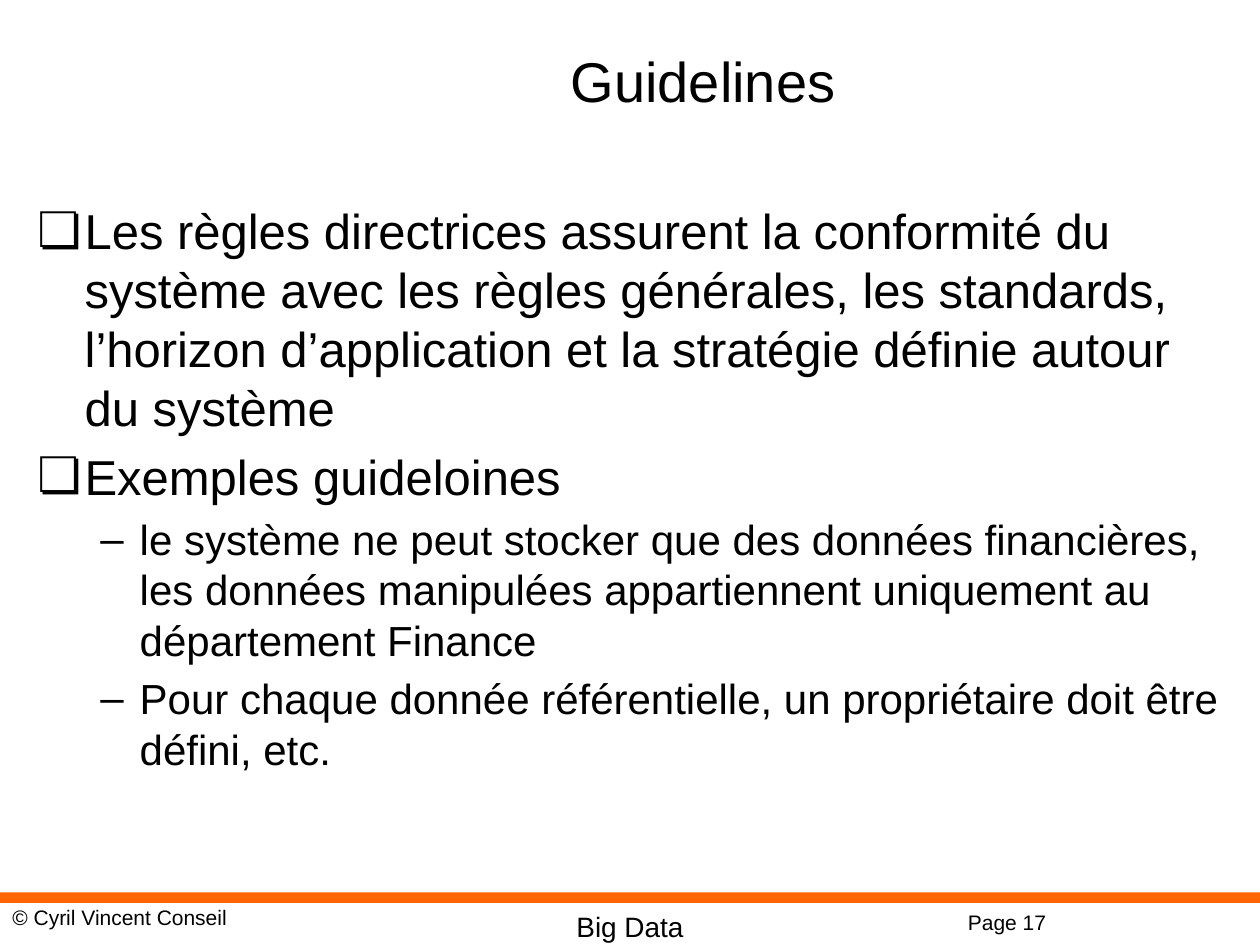
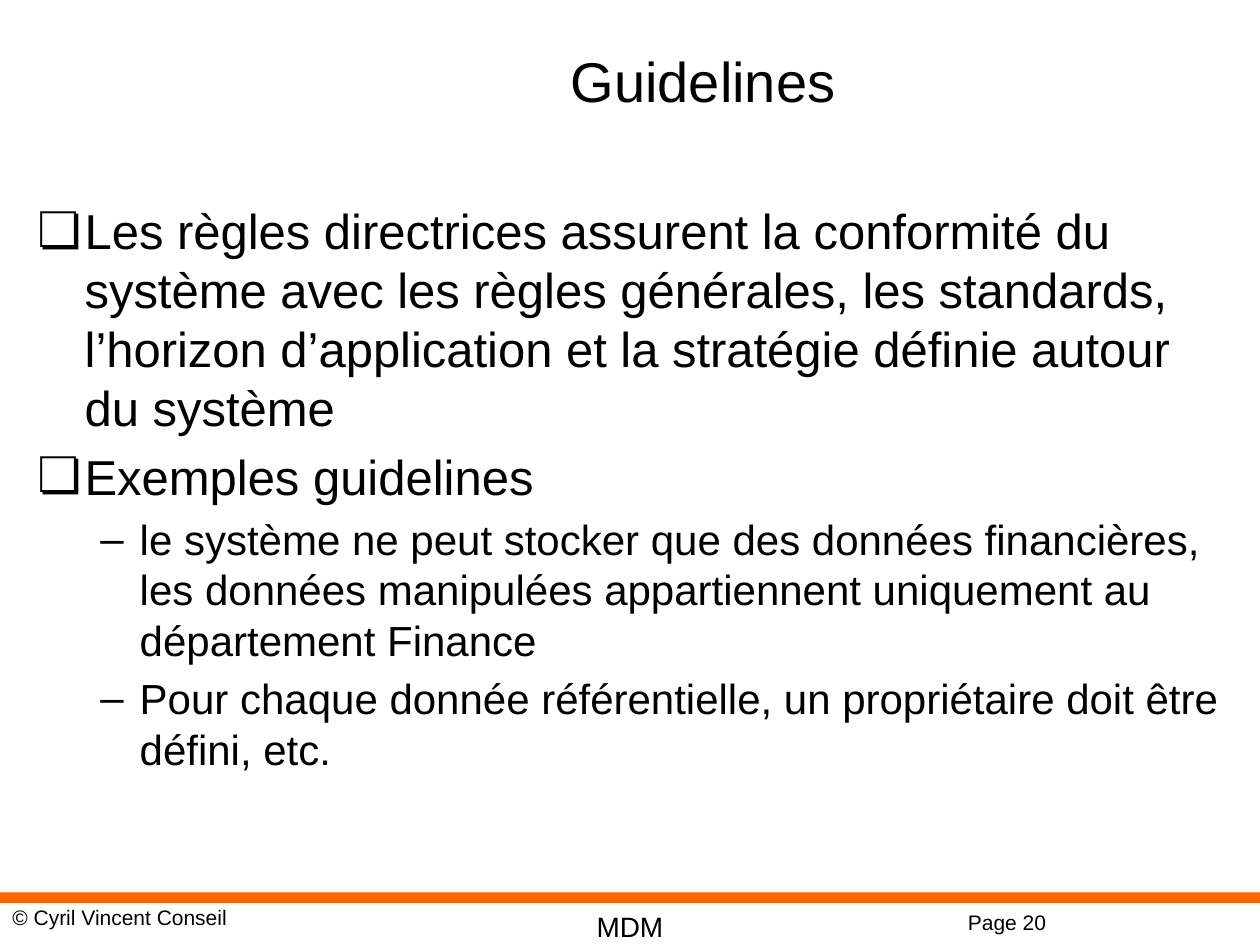
Before and after one commit to cyrilvincent/mdm, a slide deck: slide 20 of MDM03-MDM.pptx (slide 17 before the commit). Drawn at 1260x945 pixels with LibreOffice and Linux fonts; fonts in the diff are those of the drawing; background and template pictures are left out. Boxes give left, top, right and bottom in pixels: in the first picture for what was removed or moved away, otherwise in the second. Text is boxed around its words. In the diff, an @@ line names an element or a change of style, - is before the commit and + after.

```diff
--- a/MDM03-MDM.pptx
+++ b/MDM03-MDM.pptx
@@ text at box(85, 459, 533, 505): text changed @@
-❏ Exemples guideloines
+❏ Exemples guidelines
@@ text at box(597, 917, 664, 937): text changed @@
-Big Data
+MDM
@@ page number at box(968, 915, 1046, 934): text changed @@
-Page 17
+Page 20
```
Also in this commit, not shown: 17 other slides changed, 13 slides added, 11 other files.
